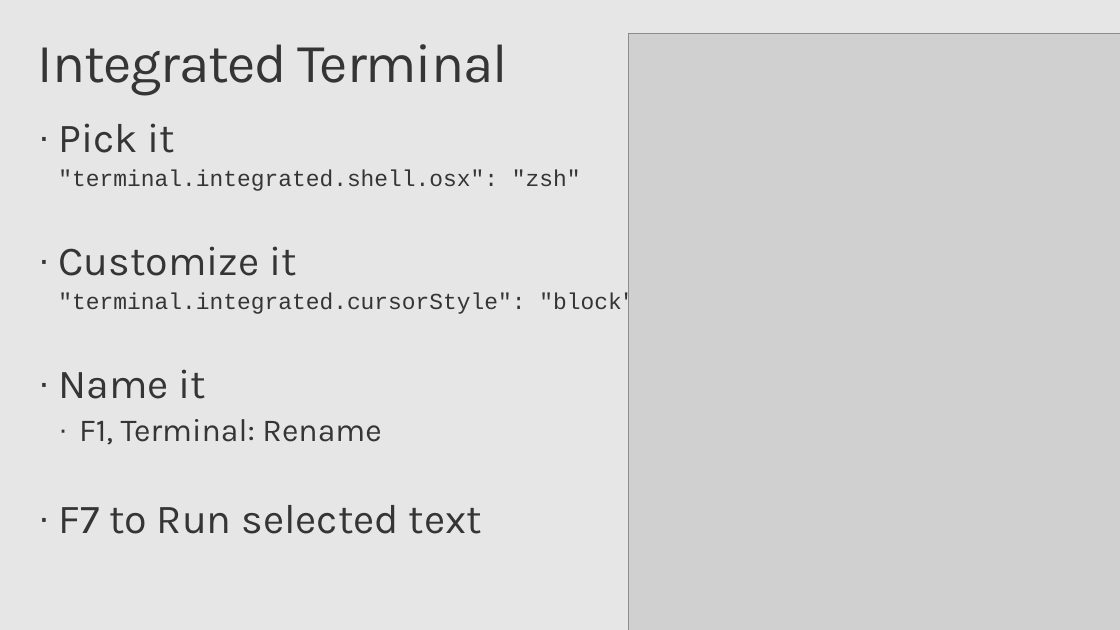
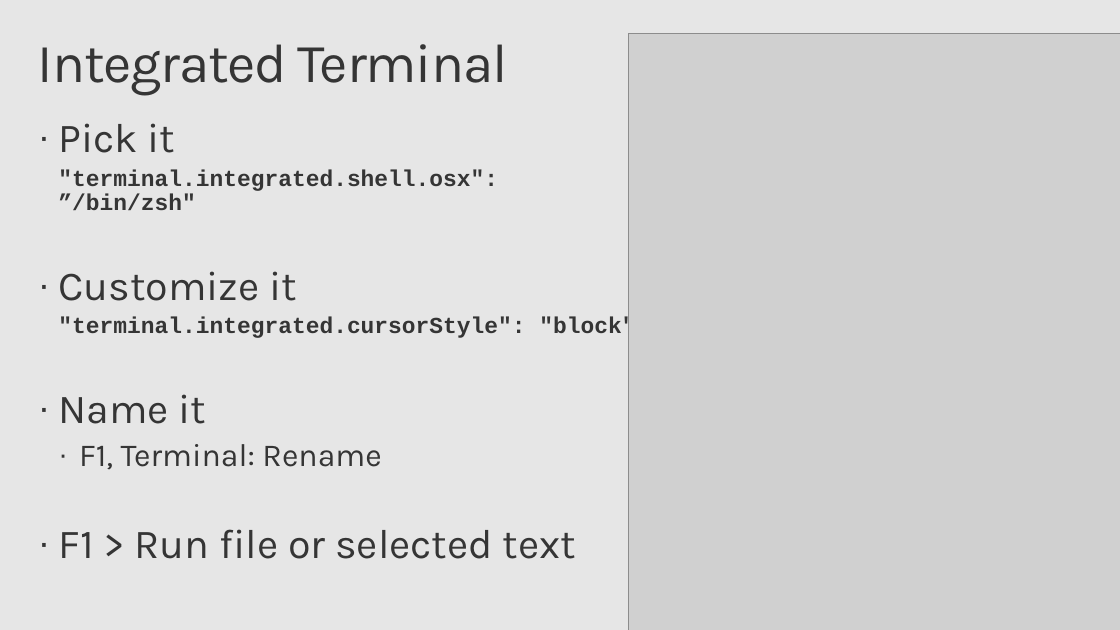
Before and after one commit to chrisdias/ignite2017, a slide deck: slide 11 of THR3028R.chrisdias.vscodetipstricks.pptx. Drawn at 1120x630 pixels with LibreOffice and Linux fonts; fonts in the diff are those of the drawing; grey boxes stand for pictures; background and template pictures are left out. Boxes give left, top, right and bottom in pixels: in the first picture for what was removed or moved away, otherwise in the second. Text is boxed around its words. In the diff, an @@ line names an element or a change of style, - is before the commit and + after.

```diff
--- a/THR3028R.chrisdias.vscodetipstricks.pptx
+++ b/THR3028R.chrisdias.vscodetipstricks.pptx
@@ text at [58,169,498,210]: text changed; bold on @@
-  "terminal.integrated.shell.osx": "zsh"
+  "terminal.integrated.shell.osx": ”/bin/zsh"
@@ text at [58,317,635,341]: bold on in ""terminal.integrated.cursorStyle": "block"" @@
@@ text at [58,529,576,559]: text changed @@
-· F7 to Run selected text
+· F1 > Run file or selected text
```
Also in this commit, not shown: 9 other slides changed, 2 other files.
